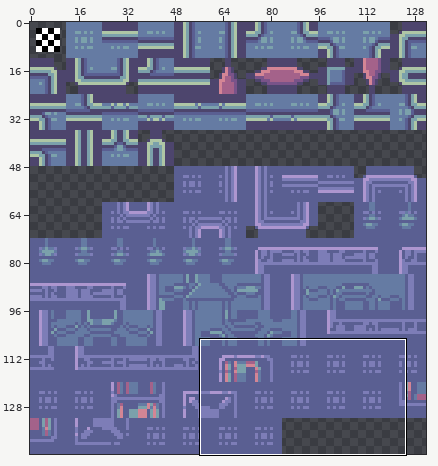
Two states of a sprite sheet, TowerOfDreams/tilesets/tFloor1/output_tileset.png. Above: a wide view before the commit, with the close-up outlined.
Close-up. Before:
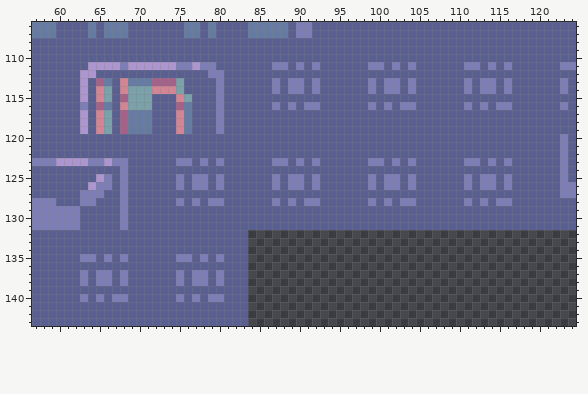
The file is 132x144 pixels. Shown: x 57..124, y 106..143.
Once edited:
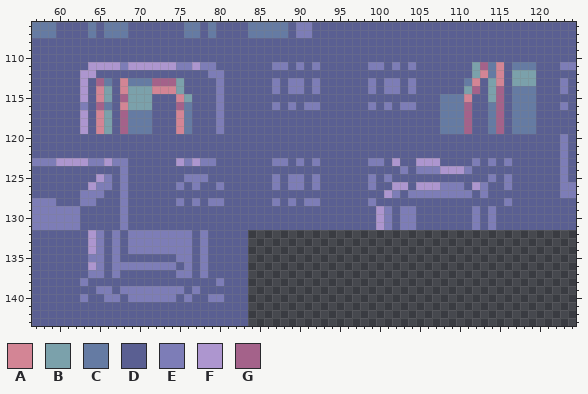
Palette (. is transparent): A #d38595  B #7ba1ab  C #657ba3  D #5a5f92  E #7d7db7  F #ad96cf  G #a4628a
The exact change:
y 111: x 111..119 EEDEDEDDD -> DBGCADCCC
y 112: x 112..115 DDDD -> BACA; x 117..119 DDD -> BBB
y 113: x 111..119 EDEEDEDDD -> CADBADBBB
y 114: x 111..119 EDEEDEDDD -> BGDBGDCCC
y 115: x 108..111 DDDD -> CCCA; x 114..115 DD -> BG; x 117..119 DDD -> CCC
y 116: x 108..111 DDDE -> CCCG; x 113..119 EDEEDDD -> DCGDCCC
y 117..119: x 108..111 DDDD -> CCCG; x 114..115 DD -> CG; x 117..119 DDD -> CCC
y 123: x 75 E -> F; x 77 D -> F; x 79..80 DE -> ED; x 102 E -> F; x 104..107 EDDD -> DFFF; x 111 E -> D
y 124: x 103 D -> E; x 105..111 DDDDDDD -> EEEFFFE
y 125: x 75..76 ED -> DE; x 80 E -> D; x 102 E -> D; x 104 E -> D; x 111 E -> D; x 113 E -> D
y 126: x 78 E -> D; x 101..112 EEDEDDDDDDED -> DFFDFFFEEEDF; x 114 E -> D
y 127: x 101..102 DD -> FE; x 104..111 DDDDDDDD -> EEEEEEEE; x 113 D -> E
y 128: x 101 E -> D; x 103..104 EE -> DD; x 111 E -> D; x 113 E -> D; x 115 E -> D
y 129..131: x 100..101 DD -> FE; x 103..104 DD -> EE; x 112 D -> E; x 114 D -> E
y 132..134: x 64..65 DD -> FE; x 67 D -> E; x 69..76 DDDDDDDD -> EEEEEEEE; x 78 D -> E
y 135: x 63 E -> D; x 65..68 DEDE -> EDED; x 80 E -> D
y 136: x 64..65 DD -> FE; x 67..74 DDDDDDDD -> EEEEEEEE; x 76 D -> E; x 78 D -> E
y 137: x 63..64 ED -> DE; x 66..68 EDE -> DED; x 76..77 DE -> ED; x 80 E -> D
y 138: x 65..66 EE -> DD; x 68 E -> D; x 75 E -> D; x 77..78 EE -> DD
y 139: x 65..66 DD -> EE; x 68..75 DDDDDDDD -> EEEEEEEE; x 77 D -> E
y 140: x 65..66 ED -> DE; x 68..77 EDDDDDDEDE -> DEEEEEEDED
